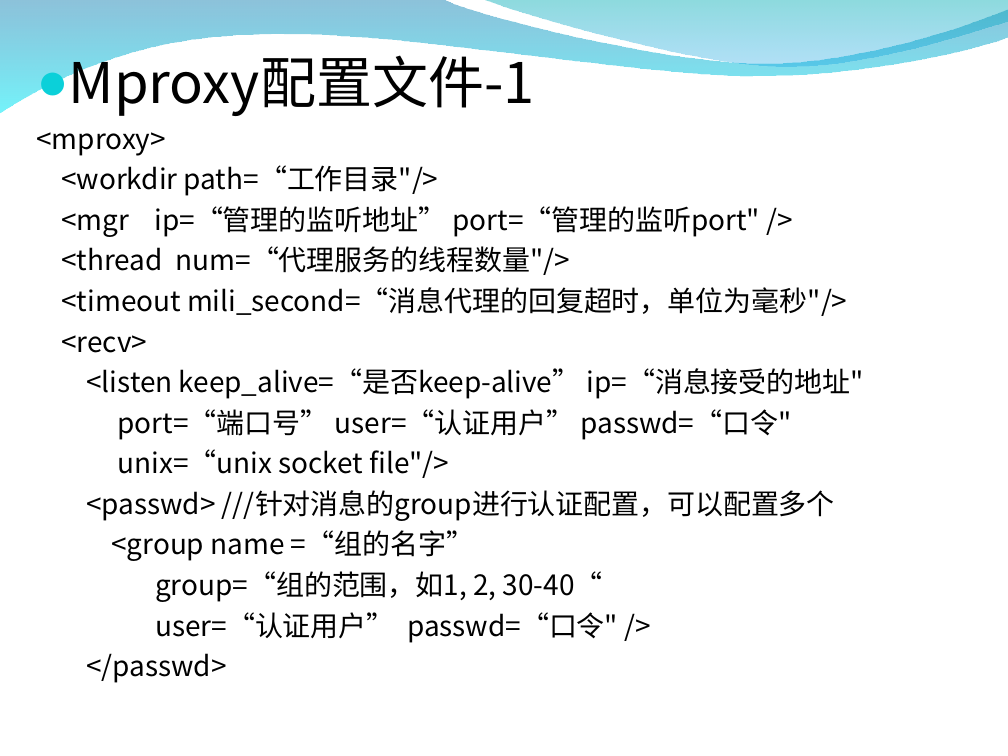
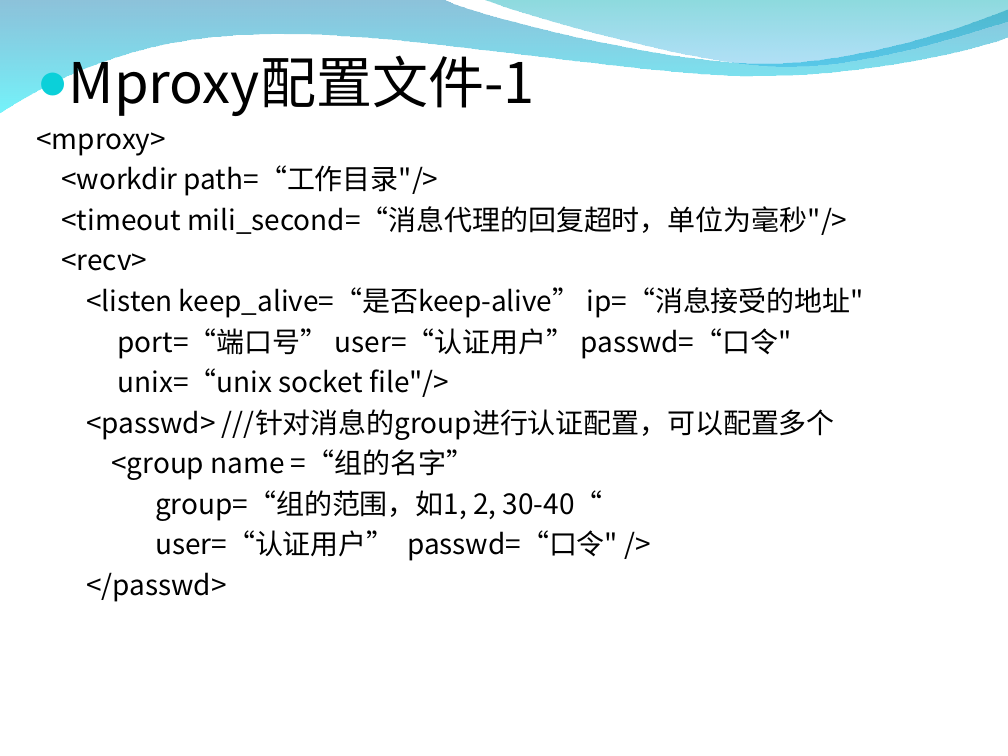
Before and after one commit to zxf1864/cwinux-mq, a slide deck: slide 9 of mq/doc/introduce.ppt. Drawn at 1008x756 pixels with LibreOffice and Linux fonts; fonts in the diff are those of the drawing; background and template pictures are left out. Boxes give left, top, right and bottom in pixels: in the first picture for what was removed or moved away, otherwise in the second. Text is boxed around its words. In the diff, an @@ line names an element or a change of style, - is before the commit and + after.

```diff
--- a/mq/doc/introduce.ppt
+++ b/mq/doc/introduce.ppt
@@ text at <box>61,206,761,275</box>: paragraphs removed @@
-<mgr ip=“管理的监听地址” port=“管理的监听port" />
-<thread num=“代理服务的线程数量"/>
```
Also in this commit, not shown: 8 other slides changed, 1 slide added, 1 slide removed, 3 other files.
